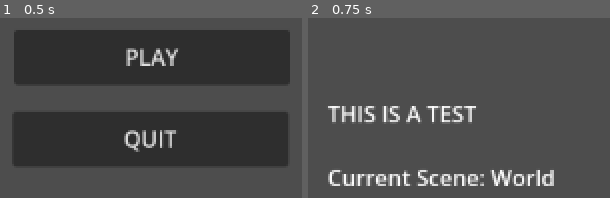
Above: before the commit, frames 1-2 (left to right).
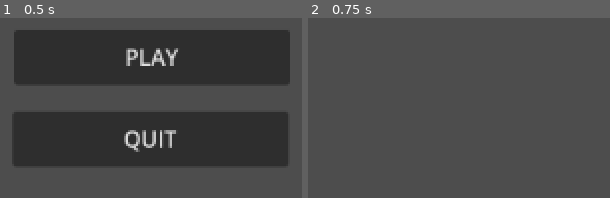
Above: after the commit, the same moments.

Repository: justCallMeJeg/ChaosWingNemesis
Game: Godot game, scene res://src/scenes/main.tscn
The game is run twice, just before and just after one commit, with the same random seed, the same clock (stepped at 60 frames per second) and the same inputs.
Inputs:
- Up to frame 1 (0.5 s): no input
- Up to frame 2 (0.75 s): click "PLAY" at 0.5 s

Frame 1 is identical in both runs. In frame 2, 5.6% of the frame differs, in the area x 6-82%, y 48-94%.

Commit message:
Directory name changes

Diff:
--- a/project.godot
+++ b/project.godot
@@ -11,13 +11,14 @@
 [application]
 
 config/name="Chaos Wing: Nemesis"
-run/main_scene="res://src/scenes/main.tscn"
+run/main_scene="res://src/Scenes/main.tscn"
 config/features=PackedStringArray("4.2", "Forward Plus")
 boot_splash/show_image=false
 config/icon="res://icon.svg"
 
 [display]
 
+window/size/mode=3
 window/size/resizable=false
 
 [dotnet]
--- a/src/scenes/main.tscn
+++ b/src/scenes/main.tscn
@@ -1,10 +1,10 @@
 [gd_scene load_steps=2 format=3 uid="uid://dlsvvra04wlxe"]
 
-[ext_resource type="Script" path="res://src/scripts/scenes/main.gd" id="1_v5jbm"]
+[ext_resource type="Script" path="res://src/Scripts/Scenes/main.gd" id="1_0rq0l"]
 
 [node name="Main" type="Node2D"]
-script = ExtResource("1_v5jbm")
-metadata/_edit_vertical_guides_ = [554.0]
+script = ExtResource("1_0rq0l")
+metadata/_edit_vertical_guides_ = [1152.0]
 
 [node name="PlayButton" type="Button" parent="."]
 offset_left = 447.0
--- a/src/scenes/world.tscn
+++ b/src/scenes/world.tscn
@@ -1,15 +1,13 @@
-[gd_scene load_steps=2 format=3 uid="uid://bbsro76u5o8ja"]
+[gd_scene load_steps=3 format=3 uid="uid://bbsro76u5o8ja"]
 
-[ext_resource type="Script" path="res://src/scripts/scenes/world.gd" id="1_uc145"]
+[ext_resource type="Script" path="res://src/Scripts/Scenes/world.gd" id="1_slr27"]
+
+[sub_resource type="RectangleShape2D" id="RectangleShape2D_klfag"]
 
 [node name="World" type="Node2D"]
-script = ExtResource("1_uc145")
+script = ExtResource("1_slr27")
 
-[node name="RichTextLabel" type="RichTextLabel" parent="."]
-offset_left = 451.0
-offset_top = 284.0
-offset_right = 686.0
-offset_bottom = 364.0
-text = "THIS IS A TEST
+[node name="CharacterBody2D" type="CharacterBody2D" parent="."]
 
-Current Scene: World"
+[node name="CollisionShape2D" type="CollisionShape2D" parent="CharacterBody2D"]
+shape = SubResource("RectangleShape2D_klfag")
